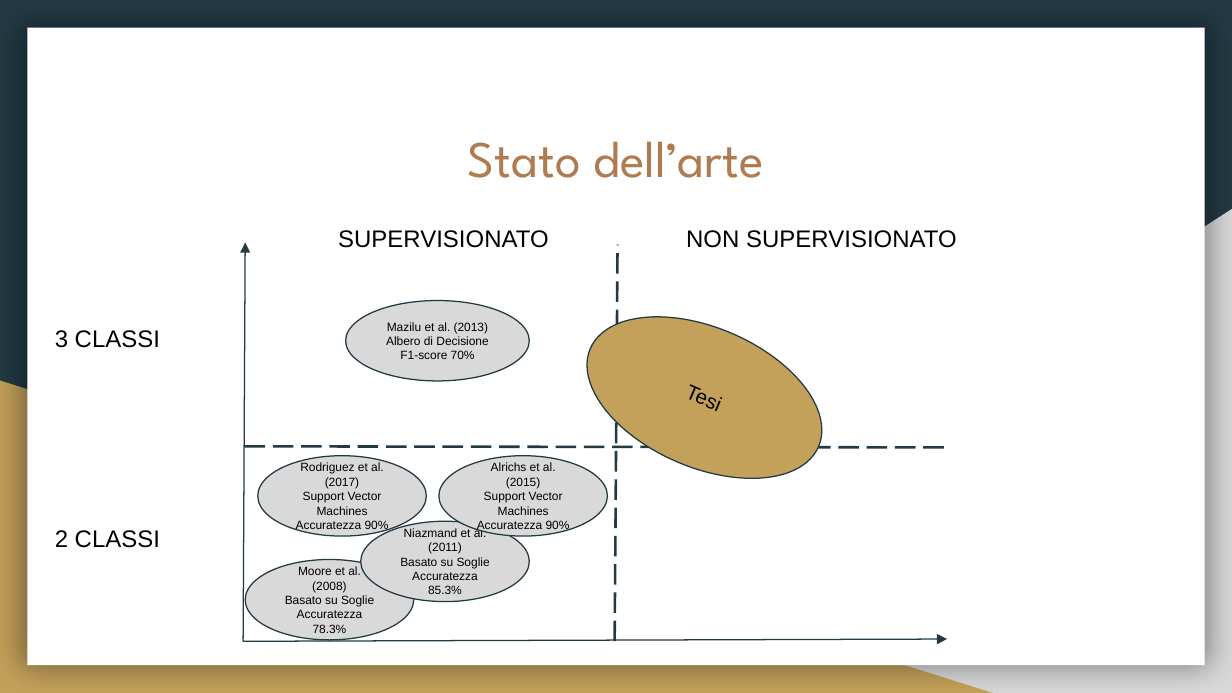
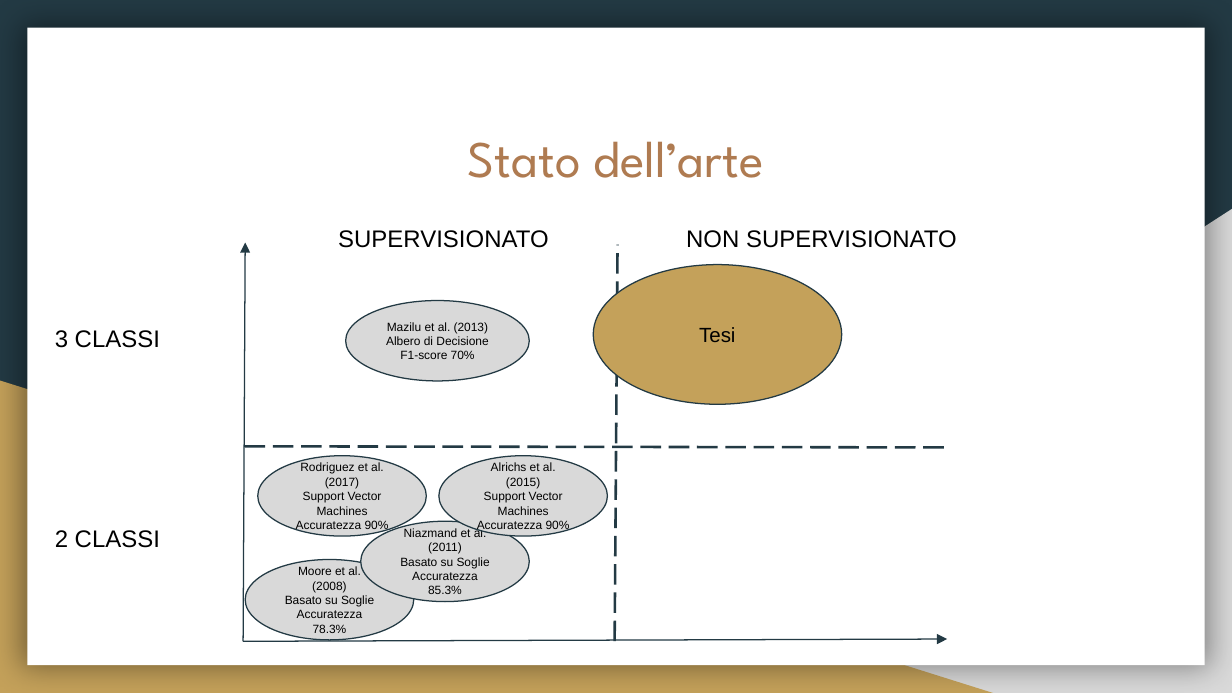
Before and after one commit to fuserale/tesi, a slide deck: slide 4 of tex_tesi/Apprendimento non supervisionato per l’identificazione di contesti di Freezing of Gait (FOG) in pazienti affetti da Morbo di Parkinson.pptx. Drawn at 1232x693 pixels with LibreOffice and Linux fonts; fonts in the diff are those of the drawing. Boxes give left, top, right and bottom in pixels: in the first picture for what was removed or moved away, otherwise in the second. Text is boxed around its words. In the diff, an @@ line names an element or a change of style, - is before the commit and + after.

```diff
--- a/tex_tesi/Apprendimento non supervisionato per l’identificazione di contesti di Freezing of Gait (FOG) in pazienti affetti da Morbo di Parkinson.pptx
+++ b/tex_tesi/Apprendimento non supervisionato per l’identificazione di contesti di Freezing of Gait (FOG) in pazienti affetti da Morbo di Parkinson.pptx
@@ ellipse "Tesi" at (594,265,843,404): rotation 23 to 0 degrees @@
```
Also in this commit, not shown: 6 other slides changed, 2 slides added, 2 slides removed, 8 other files.
